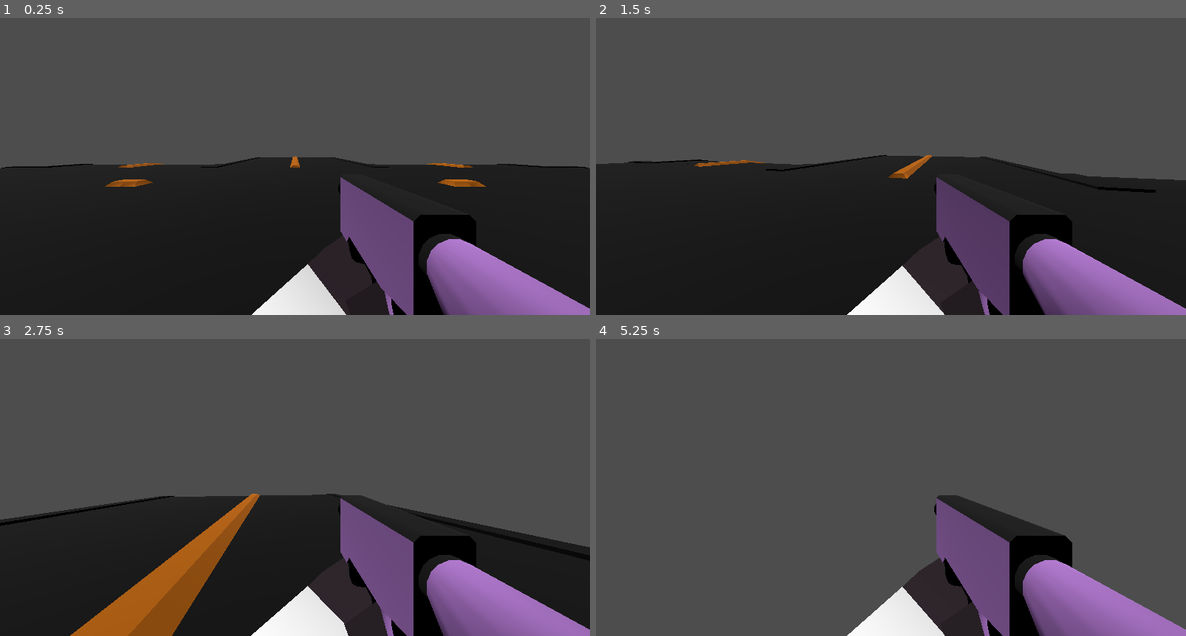
Above: before the commit, frames 1-4 (two rows, left to right).
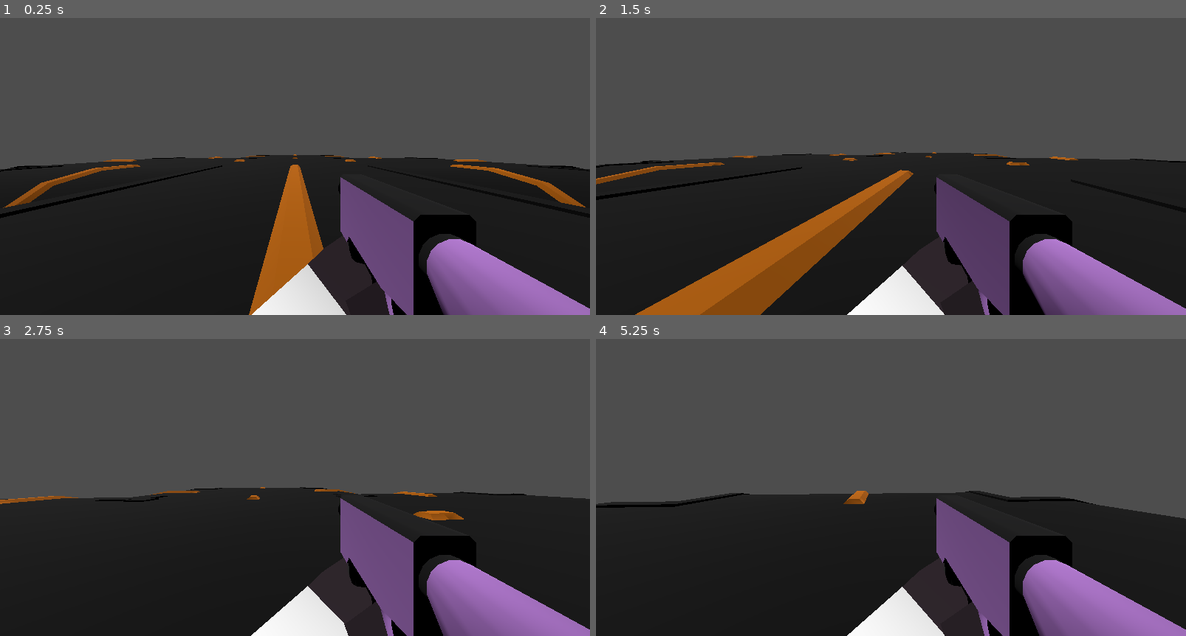
Above: after the commit, the same moments.

Repository: dairycultist/CityZoomer
Game: Godot game, scene res://level/level.tscn
The game is run twice, just before and just after one commit, with the same random seed, the same clock (stepped at 60 frames per second) and the same inputs.
Inputs (mouse positions are in pixels of both pictures, inside the frame that each line leads up to):
- Up to frame 1 (0.25 s): no input
- Up to frame 2 (1.5 s): tap Enter at 0.5 s; move the mouse to (920, 148) at 0.52 s; hold W (walk_up) from 0.53 s (still down); tap Space (jump) at 0.77 s; move the mouse to (861, 151) at 1.27 s
- Up to frame 3 (2.75 s): keep holding W (walk_up); tap Space (jump) at 1.52 s; move the mouse to (306, 463) at 2.02 s
- Up to frame 4 (5.25 s): keep holding W (walk_up); move the mouse to (885, 475) at 2.77 s; tap Space (jump) at 3.02, 3.77, 4.52 s; move the mouse to (932, 475) at 3.52 s; move the mouse to (843, 466) at 4.27 s; move the mouse to (896, 469) at 5.02 s

The runs differ from the first frame. In frame 1, 5.5% of the frame differs, in the area x 0-100%, y 45-100%; in frame 2, 9.3%; in frame 3, 10%; in frame 4, 32%, in the area x 0-100%, y 51-100%.

Commit message:
Prep prevent intersections 3

Diff:
--- a/level/level_placer.gd
+++ b/level/level_placer.gd
@@ -8,7 +8,7 @@
 func _ready() -> void:
 
 	# TODO handle spawn room differently since it isn't placed off of a door
-	place_random_room(Node3D.new(), 2)
+	place_random_room(Node3D.new(), 3)
 
 # rooms have children in group "Door" for connecting together (Z+ is outwards)
 func get_doors(room: Node3D) -> Array[Node3D]:
@@ -35,24 +35,36 @@
 		place_door_stopper(from_door)
 		return
 
-	# TODO attempt to place a random door, then check my_collider.get_aabb()
-	# to ensure no intersections (if fails, delete and place a door stopper)
+	# attempt to place a random room
+	var room_pool = rooms.duplicate()
+	room_pool.shuffle()
 
-	# place the room such that it is connected with from_door
-	var room = rooms[random.randi() % rooms.size()].instantiate()
-	add_child(room)
+	while not room_pool.is_empty():
 
-	var doors := get_doors(room)
-	var to_door: Node3D = doors.pop_back()
+		# place the room such that it is connected with from_door
+		var room = room_pool.pop_back().instantiate()
+		add_child(room)
 
-	room.global_rotation.y = from_door.global_rotation.y - to_door.global_rotation.y + PI
-	room.global_position = from_door.global_position - (to_door.position.rotated(Vector3.UP, room.rotation.y))
+		var doors := get_doors(room)
+		var to_door: Node3D = doors.pop_back()
 
-	# place rooms at all other doors
-	# 	right now just connects a random possible room to a room (a room
-	# 	cannot specify which rooms are allowed to be placed next to it)
-	while not doors.is_empty():
-		place_random_room(
-			doors.pop_back(),
-			max_depth - 1
-		)
+		room.global_rotation.y = from_door.global_rotation.y - to_door.global_rotation.y + PI
+		room.global_position = from_door.global_position - (to_door.position.rotated(Vector3.UP, room.rotation.y))
+
+		#if intersecting with other rooms, delete and try again
+		if (false):
+			#my_collider.get_aabb()
+			pass
+		else:
+			# otherwise, place rooms at all open doors of this room
+			# 	right now just connects a random possible room to a room (a room
+			# 	cannot specify which rooms are allowed to be placed next to it)
+			while not doors.is_empty():
+				place_random_room(
+					doors.pop_back(),
+					max_depth - 1
+				)
+			return
+
+	# if there are no more possible rooms, place a door stopper
+	place_door_stopper(from_door)
